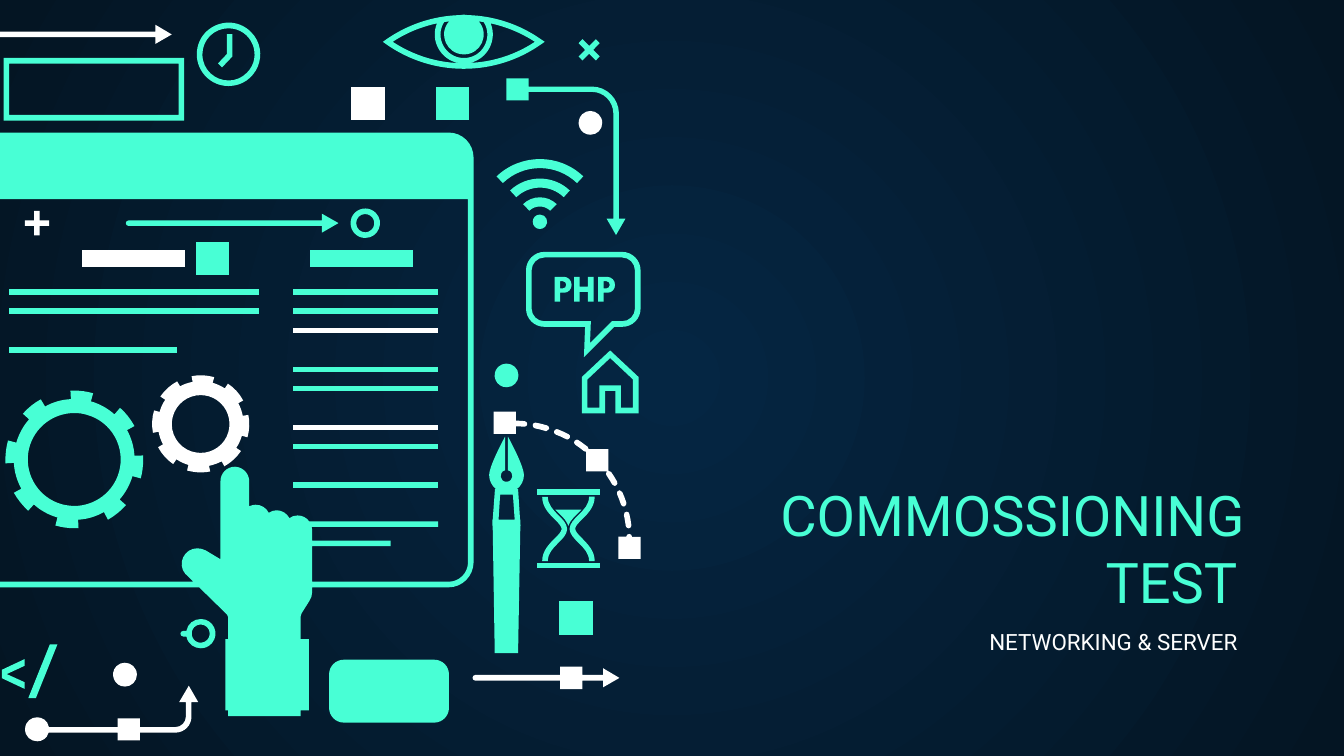
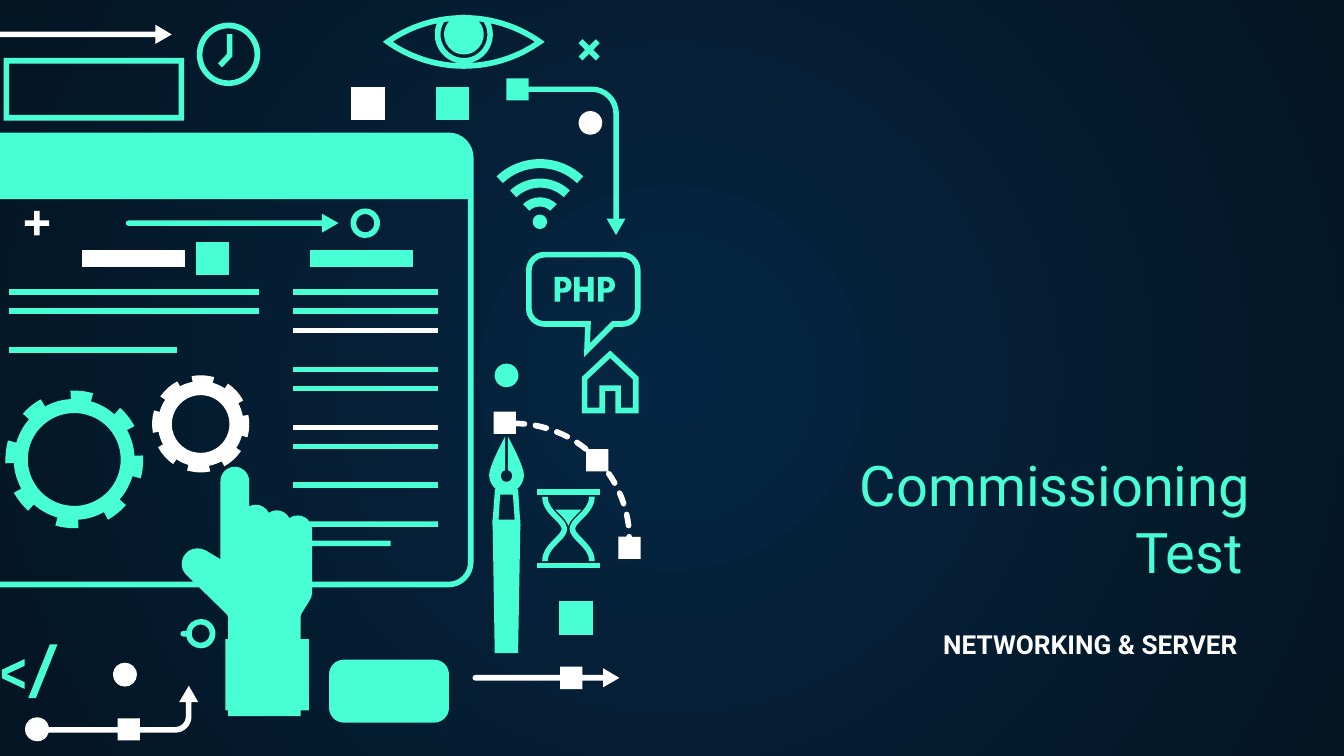
Before and after one commit to admin708/dokumen, a slide deck: slide 1 of ppt ith.pptx. Drawn at 1344x756 pixels with LibreOffice and Linux fonts; fonts in the diff are those of the drawing. Boxes give left, top, right and bottom in pixels: in the first picture for what was removed or moved away, otherwise in the second. Text is boxed around its words. In the diff, an @@ line names an element or a change of style, - is before the commit and + after.

Commit message:
push ppt-update

```diff
--- a/ppt ith.pptx
+++ b/ppt ith.pptx
@@ title at <box>860,465,1250,574</box>: text changed @@
-COMMOSSIONING
-TEST
+Commissioning
+Test
@@ subtitle "NETWORKING & SERVER" at <box>943,635,1238,655</box>: size 12 to 14 pt, bold on @@
```
Also in this commit, not shown: 2 other files.
